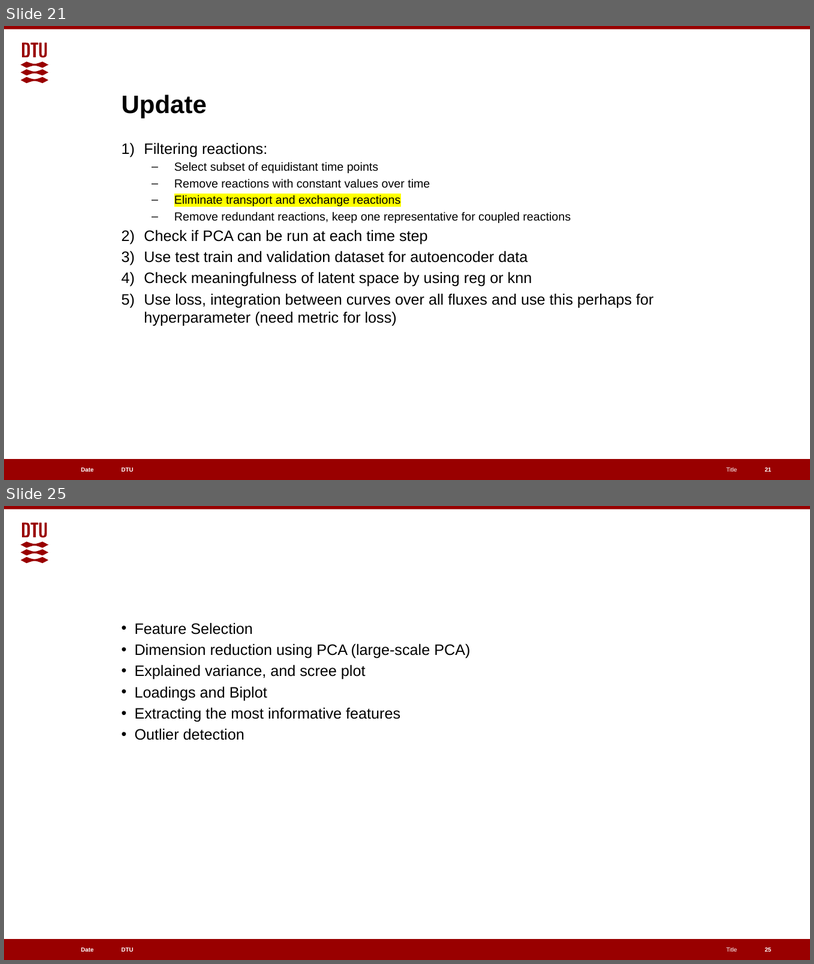
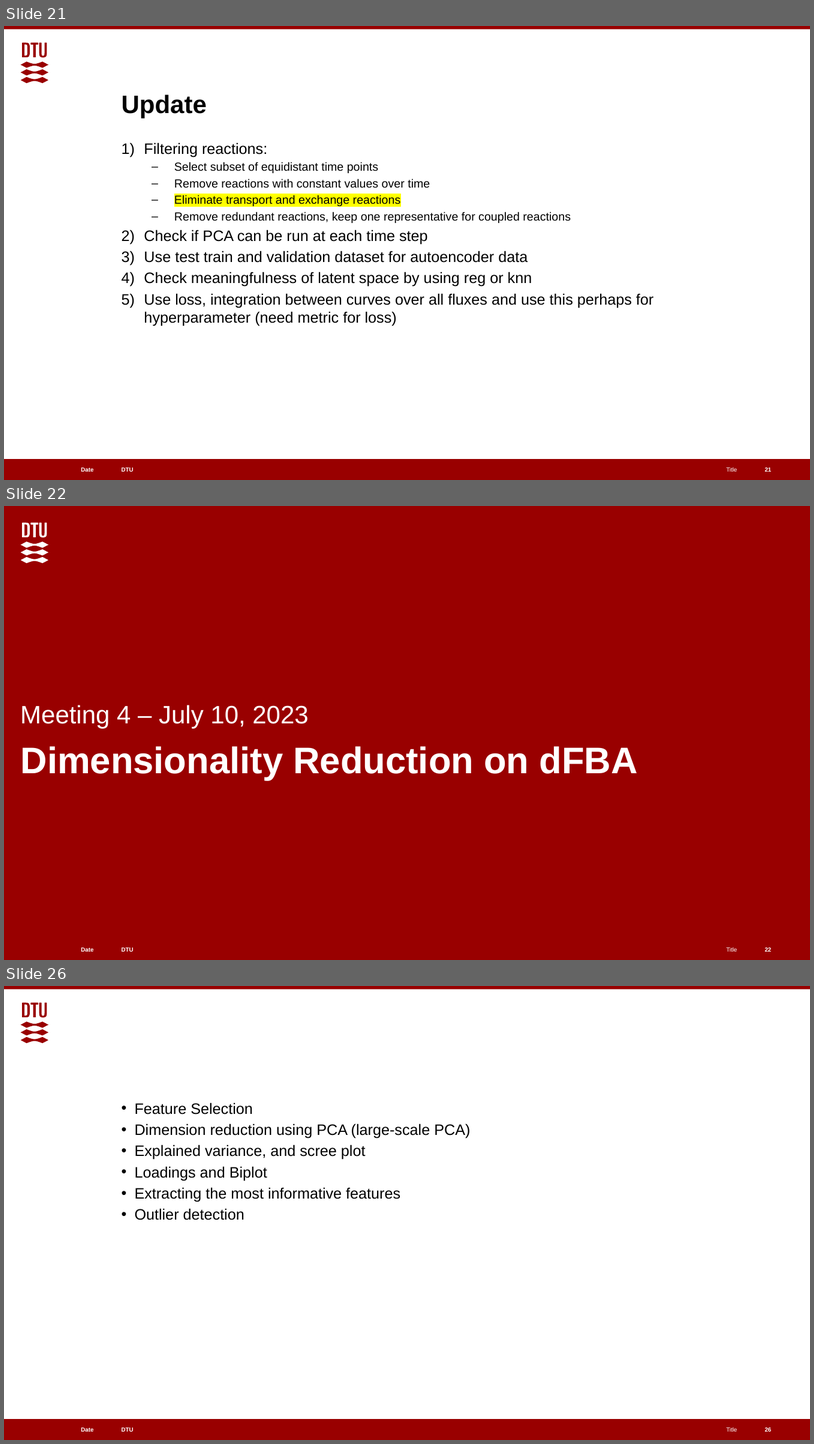
Before and after one commit to EGpineapples/Cell-Lifelines-Autoencoder, a slide deck: Classifying Metabolic Fluxes.pptx. Shown one above the other, each under a label of ours: slides 21 and 25 before the commit, slides 21, 22 and 26 after it; the slides between them are not shown. The pictures are 814x964 and 814x1444 pixels, drawn with LibreOffice and Linux fonts; fonts in the diff are those of the drawing. Boxes give left, top, right and bottom in pixels: in the first picture for what was removed or moved away, otherwise in the second. Text is boxed around its words. In the diff, an @@ line names an element or a change of style, - is before the commit and + after.

Commit message:
Added meeting 4 slides

```diff
--- a/Classifying Metabolic Fluxes.pptx
+++ b/Classifying Metabolic Fluxes.pptx
@@ slide 22 added at (4,506,810,960), background #990000; not listed: 5 template elements that a slide beside it also shows @@
@@ freeform shape added at (21,523,49,564), fill #FFFFFF @@
@@ subtitle added at (20,705,308,729), 30 pt, text #FFFFFF @@
+Meeting 4 – July 10, 2023
@@ title added at (21,746,638,780), 44 pt, text #FFFFFF, bold @@
+Dimensionality Reduction on dFBA
@@ page number added at (765,947,772,951), 7 pt, text #FFFFFF, bold @@
+22
@@ what was slide 25 is now slide 26 @@
```
Also in this commit, not shown: 3 other slides added.
